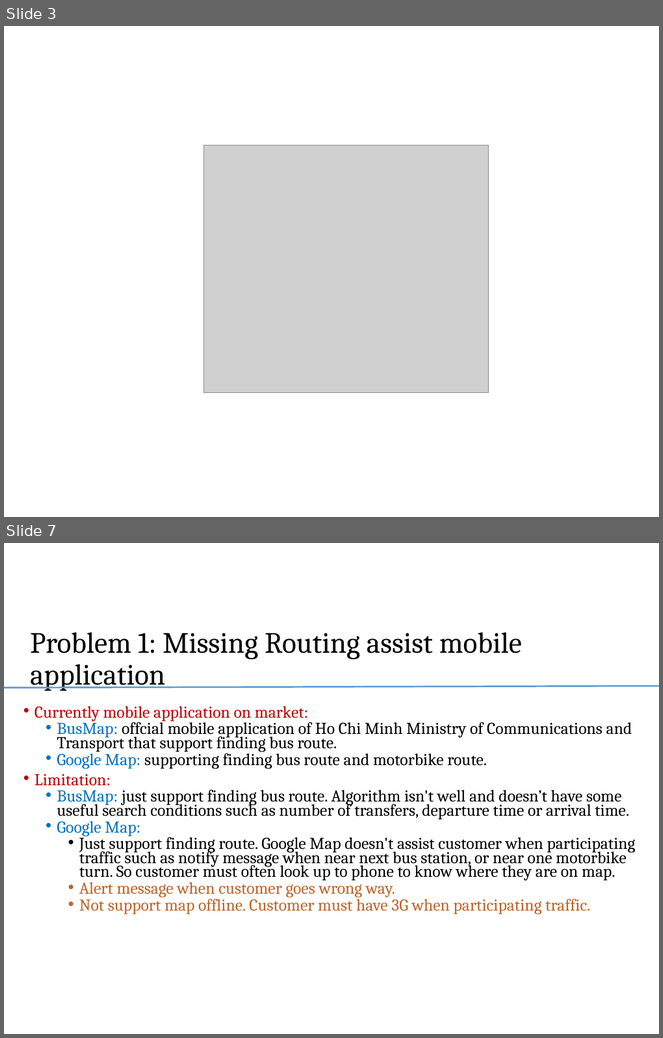
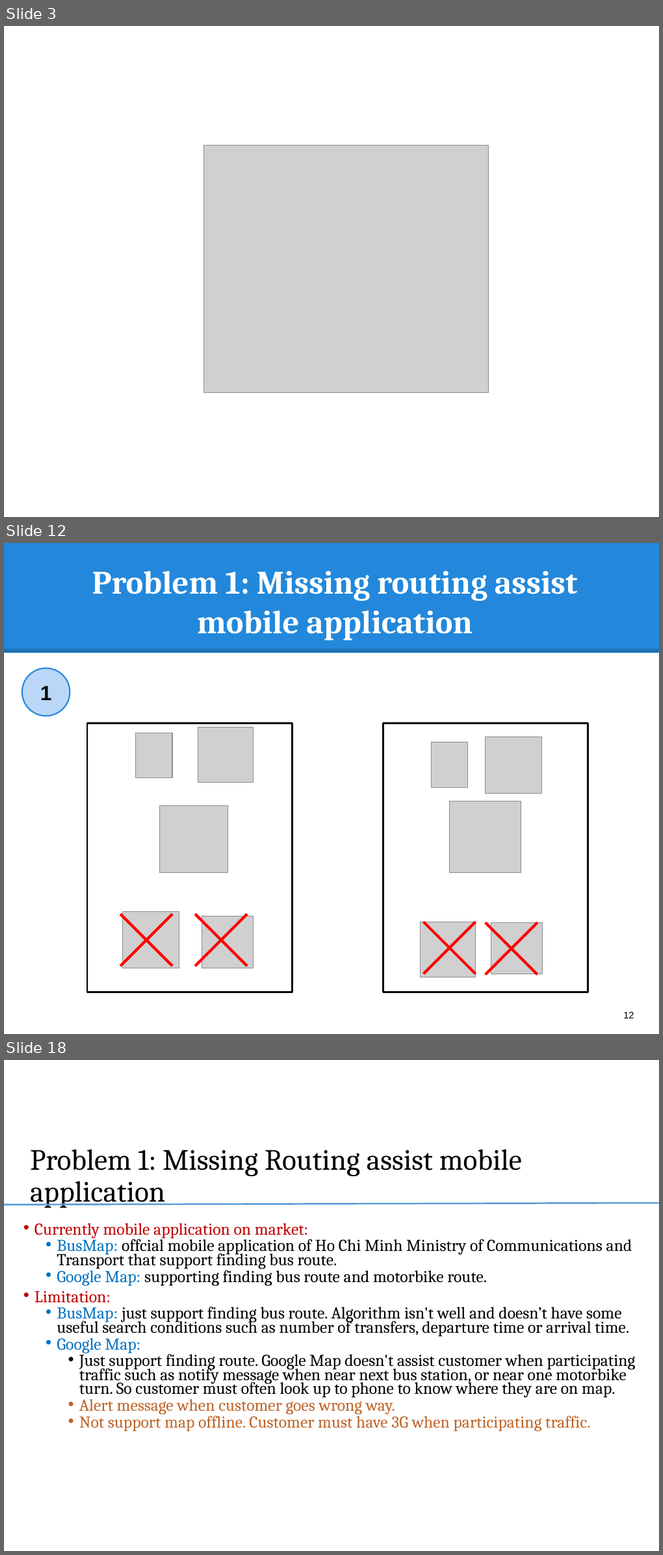
Before and after one commit to hqt/street-router, a slide deck: Document/presentation/full presentation.pptx. Shown one above the other, each under a label of ours: slides 3 and 7 before the commit, slides 3, 12 and 18 after it; the slides between them are not shown. The pictures are 663x1038 and 663x1555 pixels, drawn with LibreOffice and Linux fonts; fonts in the diff are those of the drawing; grey boxes stand for pictures. Boxes give left, top, right and bottom in pixels: in the first picture for what was removed or moved away, otherwise in the second. Text is boxed around its words. In the diff, an @@ line names an element or a change of style, - is before the commit and + after.

```diff
--- a/Document/presentation/full presentation.pptx
+++ b/Document/presentation/full presentation.pptx
@@ slide 12 added at (4,543,659,1034), background #FFFFFF @@
@@ rectangle added at (4,543,659,653), fill #2388DB @@
@@ title added at (92,571,577,641), 36 pt, text #FFFFFF, bold @@
+Problem 1: Missing routing assist mobile application
@@ line added from (4, 650) to (659, 650), #000000 4.5 pt @@
@@ ellipse added at (22,668,70,716), fill #BBD7F8, outline #2388DB 1.5 pt, 22.5 pt, text #000000, bold @@
+1
@@ rectangle added at (87,723,293,992), outline #000000 2 pt @@
@@ picture added at (136,733,172,778) @@
@@ picture added at (198,728,253,783) @@
@@ rectangle added at (384,723,588,992), outline #000000 2 pt @@
@@ picture added at (486,737,542,793) @@
@@ picture added at (431,742,468,787) @@
@@ picture added at (160,806,228,873) @@
@@ picture added at (449,802,521,873) @@
@@ picture added at (122,912,179,968) @@
@@ line added from (120, 915) to (172, 966), #FF0000 3 pt @@
@@ line added from (172, 915) to (120, 966), #FF0000 3 pt @@
@@ line added from (195, 915) to (247, 966), #FF0000 3 pt @@
@@ line added from (247, 915) to (195, 966), #FF0000 3 pt @@
@@ picture added at (202,917,254,968) @@
@@ picture added at (421,923,476,977) @@
@@ line added from (423, 923) to (476, 974), #FF0000 3 pt @@
@@ line added from (476, 923) to (423, 974), #FF0000 3 pt @@
@@ line added from (486, 923) to (538, 975), #FF0000 3 pt @@
@@ line added from (538, 923) to (486, 975), #FF0000 3 pt @@
@@ picture added at (491,923,543,975) @@
@@ page number added at (623,1012,634,1019), 10.5 pt, text #000000 @@
+12
@@ what was slide 7 is now slide 18 @@
```
Also in this commit, not shown: 2 slides changed, 11 other slides added.
